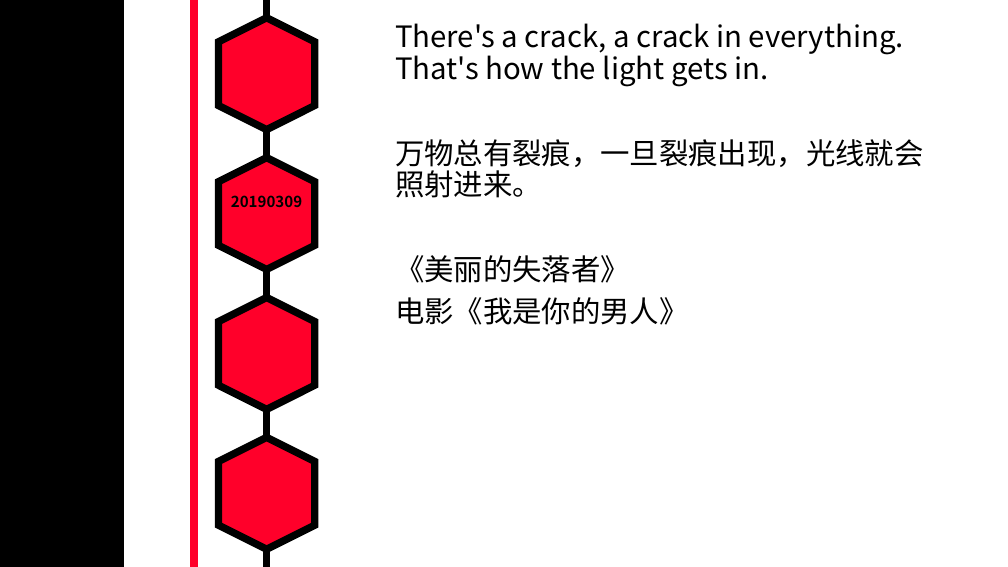
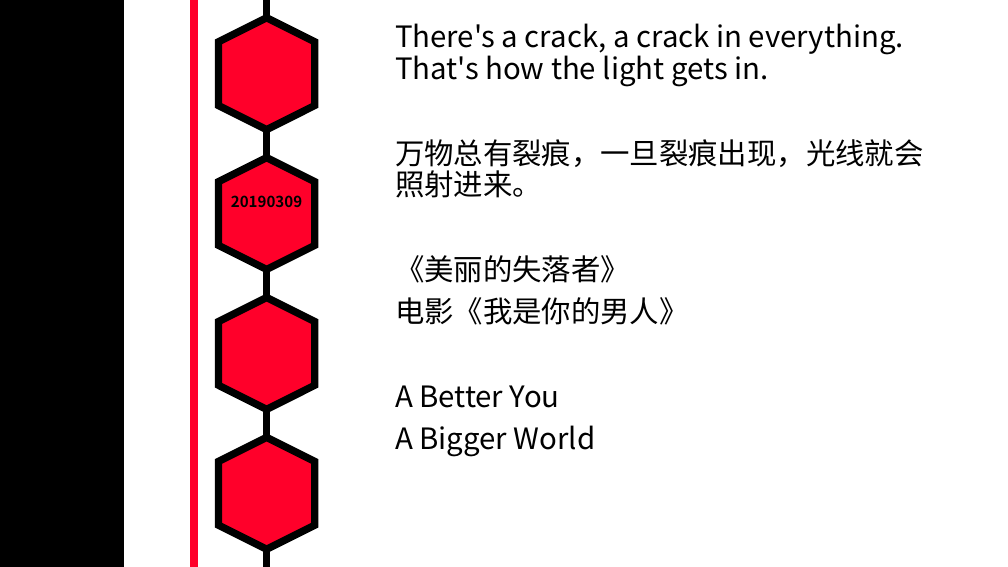
Before and after one commit to MarkShen1992/PPT-template, a slide deck: slide 3 of morning reading/iridescent english sentenses.pptx. Drawn at 1008x567 pixels with LibreOffice and Linux fonts; fonts in the diff are those of the drawing. Boxes give left, top, right and bottom in pixels: in the first picture for what was removed or moved away, otherwise in the second. Text is boxed around its words. In the diff, an @@ line names an element or a change of style, - is before the commit and + after.

```diff
--- a/morning reading/iridescent english sentenses.pptx
+++ b/morning reading/iridescent english sentenses.pptx
@@ text at bbox=[395, 385, 596, 457]: paragraphs added @@
+A Better You
+A Bigger World
```
Also in this commit, not shown: 2 other slides changed, 1 slide added.
